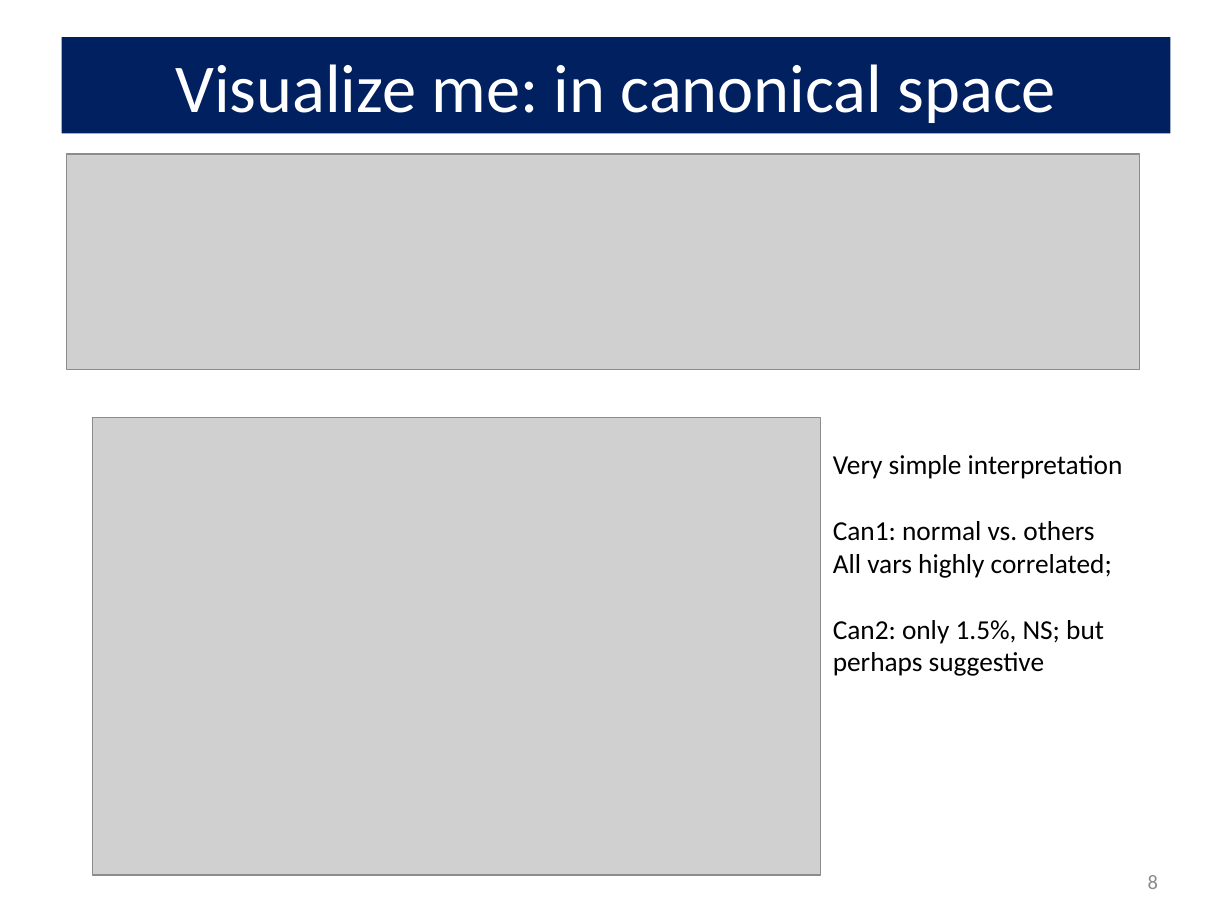
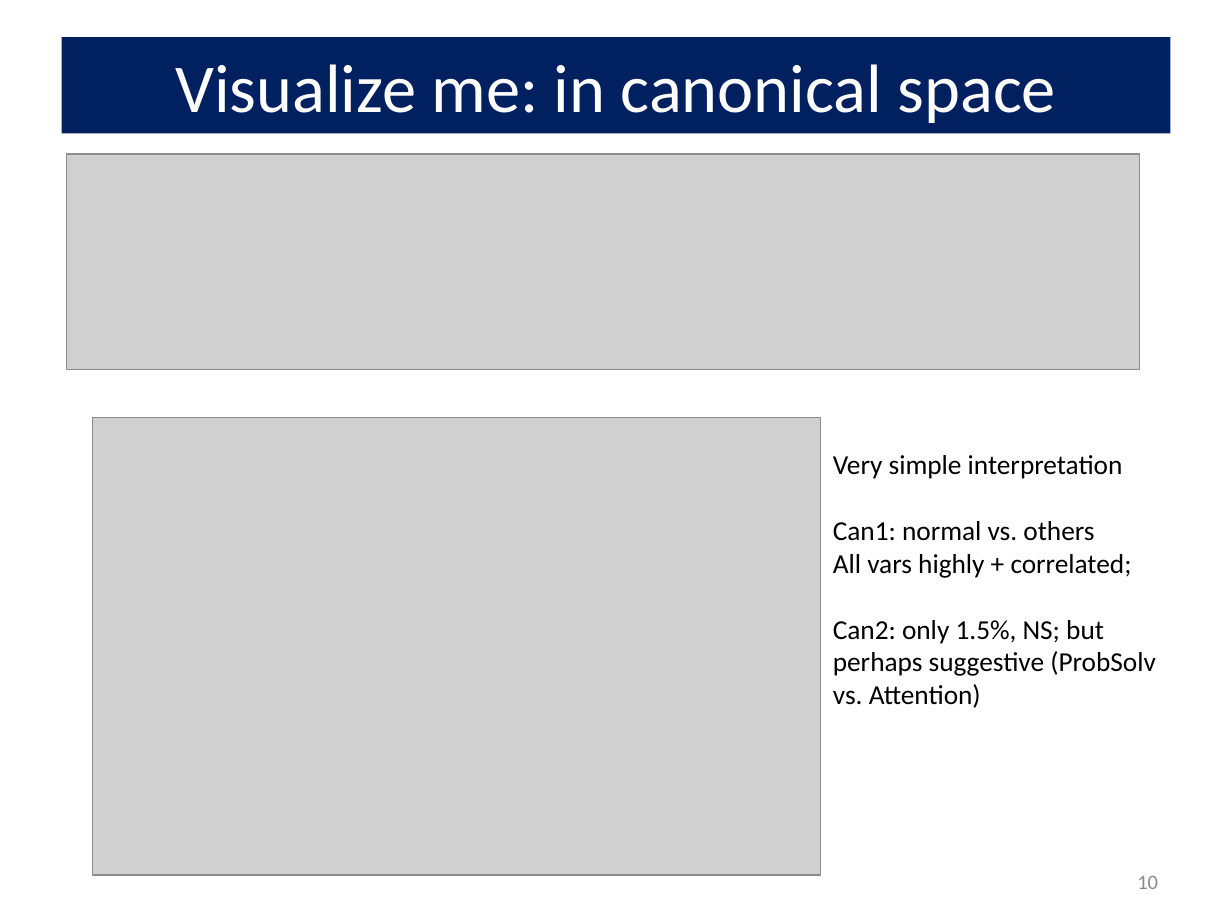
Before and after one commit to friendly/VisMLM-course, a slide deck: slide 10 of lectures/lecture3.pptx (slide 8 before the commit). Drawn at 1232x924 pixels with LibreOffice and Linux fonts; fonts in the diff are those of the drawing; grey boxes stand for pictures. Boxes give left, top, right and bottom in pixels: in the first picture for what was removed or moved away, otherwise in the second. Text is boxed around its words. In the diff, an @@ line names an element or a change of style, - is before the commit and + after.

```diff
--- a/lectures/lecture3.pptx
+++ b/lectures/lecture3.pptx
@@ text at (833,554,1156,708): text changed @@
-All vars highly correlated;
-Can2: only 1.5%, NS; but perhaps suggestive
+All vars highly + correlated;
+Can2: only 1.5%, NS; but perhaps suggestive (ProbSolv vs. Attention)
@@ page number at (1137,876,1158,889): text changed @@
-8
+10
```
Also in this commit, not shown: 4 other slides changed, 4 slides added, 4 other files.
